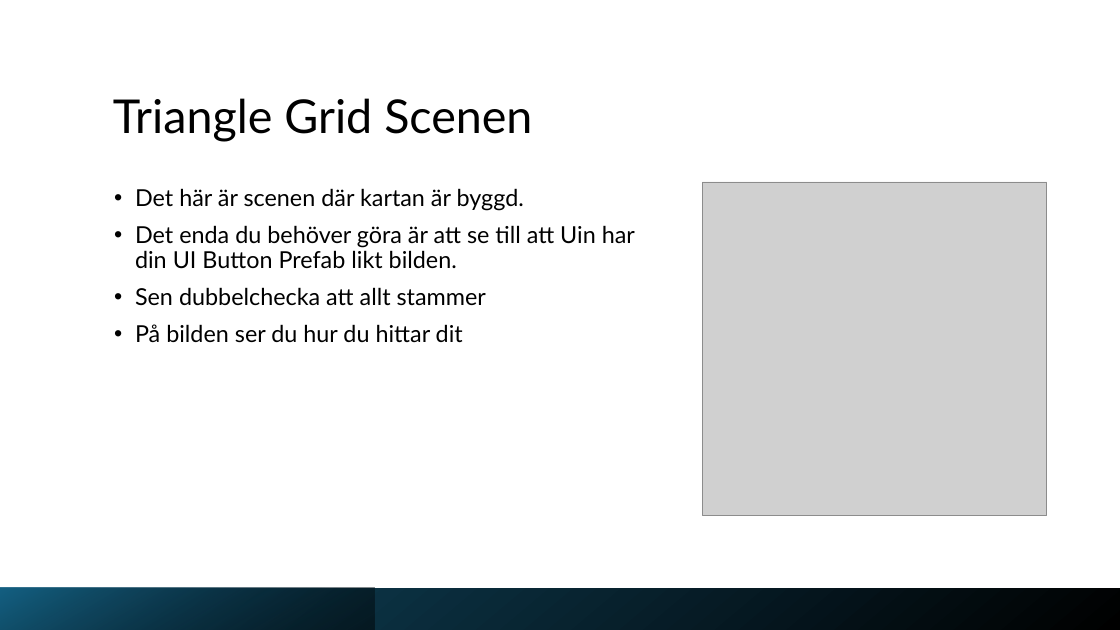
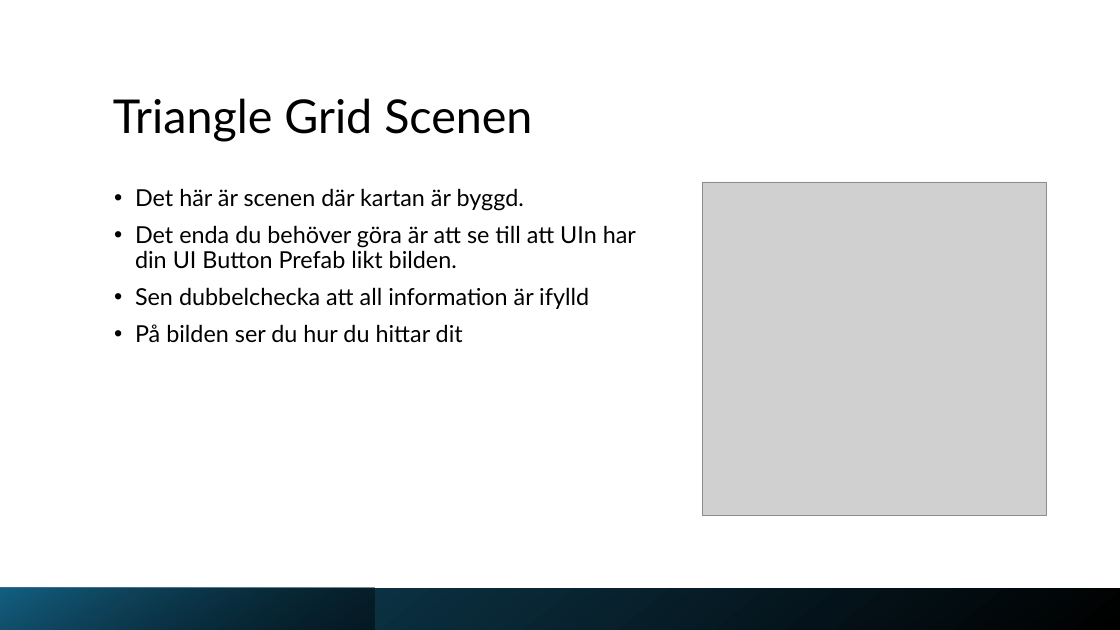
Before and after one commit to Jaltl/RogueLikeChess, a slide deck: slide 8 of Assets/Pontus Unit Builder.pptx. Drawn at 1120x630 pixels with LibreOffice and Linux fonts; fonts in the diff are those of the drawing; grey boxes stand for pictures. Boxes give left, top, right and bottom in pixels: in the first picture for what was removed or moved away, otherwise in the second. Text is boxed around its words. In the diff, an @@ line names an element or a change of style, - is before the commit and + after.

Commit message:
p2

```diff
--- a/Assets/Pontus Unit Builder.pptx
+++ b/Assets/Pontus Unit Builder.pptx
@@ text at [135,225,636,309]: text changed @@
-• Det enda du behöver göra är att se till att Uin har din UI Button Prefab likt bilden.
-• Sen dubbelchecka att allt stammer
+• Det enda du behöver göra är att se till att UIn har din UI Button Prefab likt bilden.
+• Sen dubbelchecka att all information är ifylld
```
Also in this commit, not shown: 6 other slides changed.
